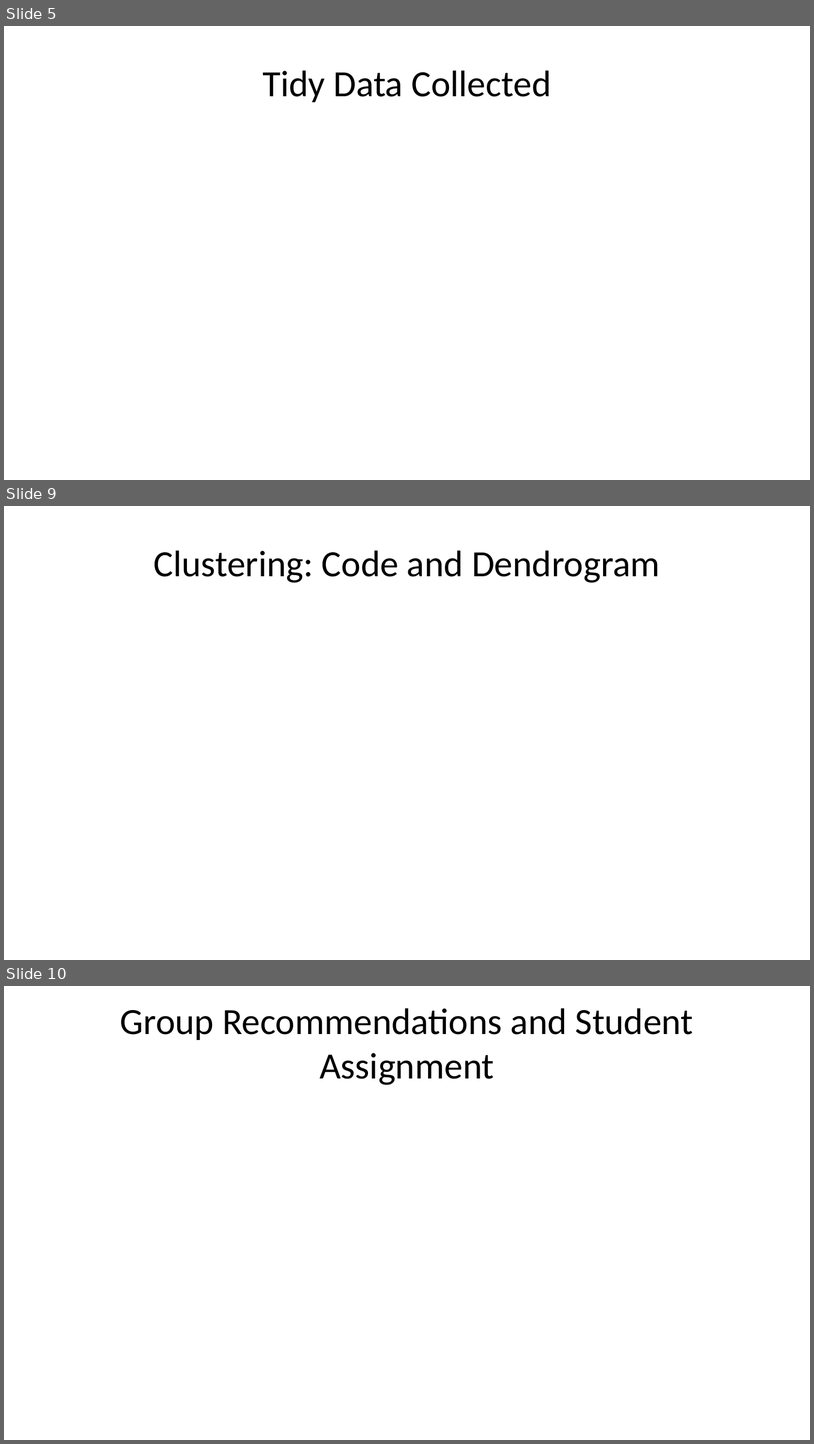
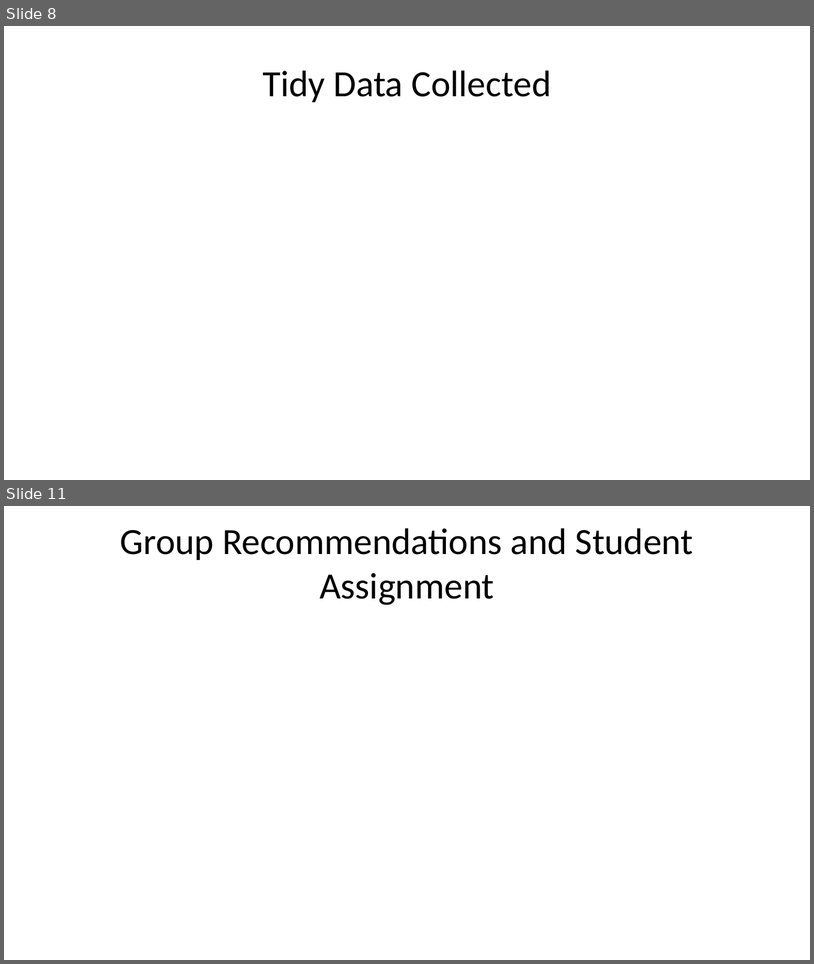
Before and after one commit to deancallahan25/Data322MiniProject, a slide deck: presentation.pptx. Shown one above the other, each under a label of ours: slides 5, 9 and 10 before the commit, slides 8 and 11 after it; the slides between them are not shown. The pictures are 814x1444 and 814x964 pixels, drawn with LibreOffice and Linux fonts; fonts in the diff are those of the drawing. Boxes give left, top, right and bottom in pixels: in the first picture for what was removed or moved away, otherwise in the second. Text is boxed around its words. In the diff, an @@ line names an element or a change of style, - is before the commit and + after.

```diff
--- a/presentation.pptx
+++ b/presentation.pptx
@@ slide 9 removed at (4,506,810,960), background #FFFFFF @@
@@ title removed at (153,550,660,583) @@
-Clustering: Code and Dendrogram
@@ what was slide 5 is now slide 8 @@
@@ what was slide 10 is now slide 11 @@
```
Also in this commit, not shown: 3 slides changed, 4 slides added, 1 other slide removed, 2 other files.
